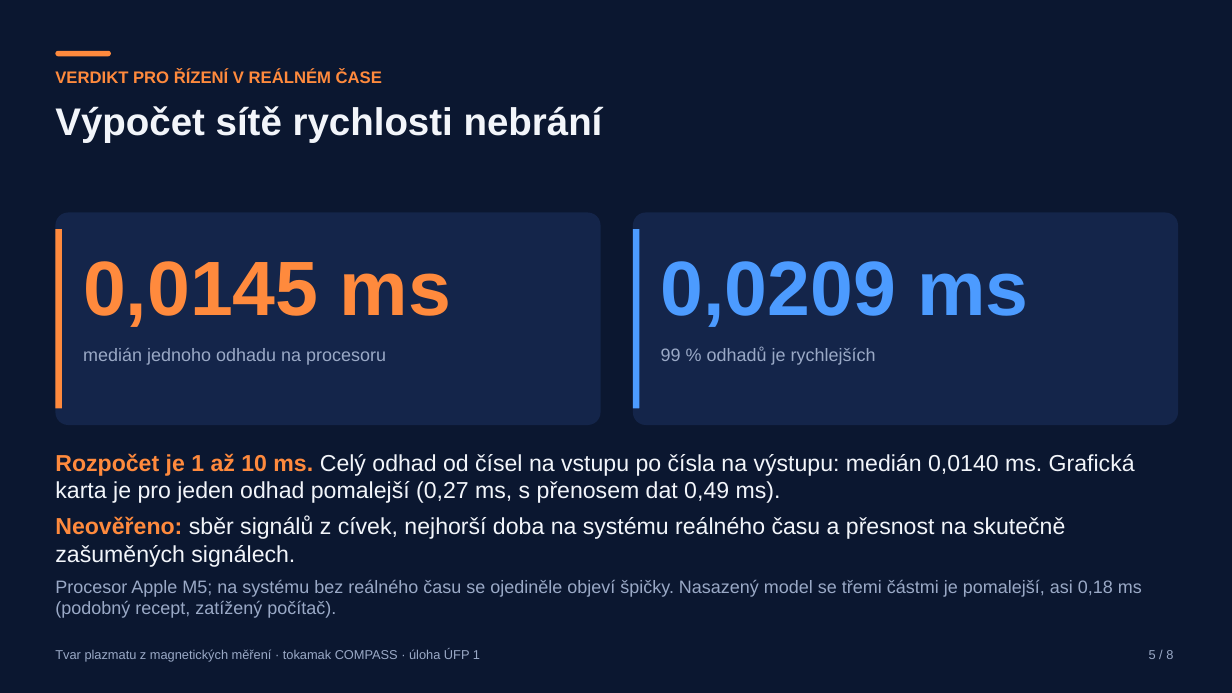
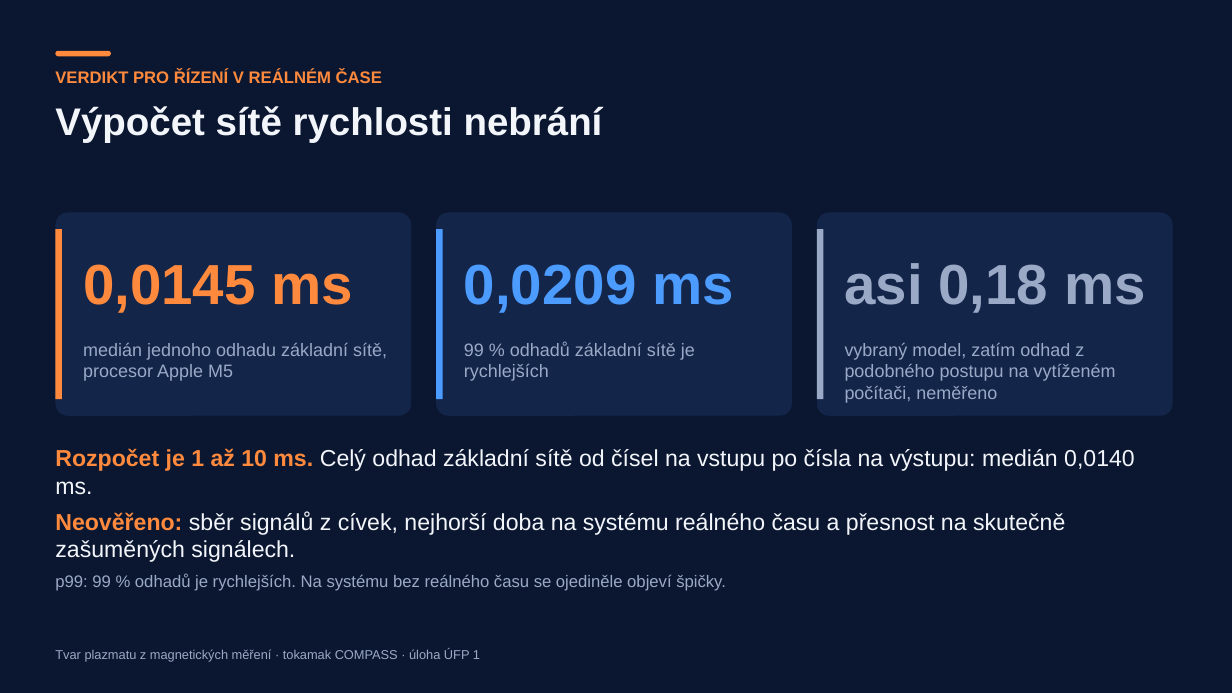
Before and after one commit to mschiller890/hackathon, a slide deck: slide 11 of presentation/deck/slides.pptx. Drawn at 1232x693 pixels with LibreOffice and Linux fonts; fonts in the diff are those of the drawing; background and template pictures are left out. Boxes give left, top, right and bottom in pixels: in the first picture for what was removed or moved away, otherwise in the second. Text is boxed around its words. In the diff, an @@ line names an element or a change of style, - is before the commit and + after.

```diff
--- a/presentation/deck/slides.pptx
+++ b/presentation/deck/slides.pptx
@@ rounded rectangle: place and size @@
-rounded rectangle at (55, 229, 62, 409)
+rounded rectangle at (55, 229, 62, 399)
@@ rounded rectangle: place and size @@
-rounded rectangle at (55, 213, 601, 425)
+rounded rectangle at (55, 213, 411, 416)
@@ text "0,0145 ms" at (83, 264, 353, 313): size 60 to 44 pt; less space between paragraphs @@
@@ rounded rectangle: place and size @@
-rounded rectangle at (633, 229, 640, 409)
+rounded rectangle at (436, 229, 443, 399)
@@ rounded rectangle added at (436, 213, 792, 416), fill #14254A @@
@@ text "0,0209 ms" at (464, 264, 734, 313): size 60 to 44 pt; less space between paragraphs @@
@@ text "0,0209 ms": place and size @@
-text "0,0209 ms" at (661, 261, 1028, 327)
+text "0,0209 ms" at (464, 264, 734, 313)
@@ rounded rectangle: place and size @@
-rounded rectangle at (633, 213, 1178, 425)
+rounded rectangle at (817, 213, 1173, 416)
@@ rounded rectangle added at (817, 229, 823, 399), fill #9AA9C6 @@
@@ text added at (845, 263, 1146, 313), 44 pt, text #9AA9C6, bold @@
+asi 0,18 ms
@@ text at (83, 343, 387, 381): text changed @@
-medián jednoho odhadu na procesoru
+medián jednoho odhadu základní sítě, procesor Apple M5
@@ text at (464, 342, 695, 381): text changed @@
-99 % odhadů je rychlejších
+99 % odhadů základní sítě je rychlejších
@@ text added at (845, 343, 1116, 403), 14 pt, text #9AA9C6 @@
+vybraný model, zatím odhad z podobného postupu na vytíženém počítači, neměřeno
@@ text at (55, 448, 1135, 495): text changed @@
-Rozpočet je 1 až 10 ms. Celý odhad od čísel na vstupu po čísla na výstupu: medián 0,0140 ms. Grafická karta je pro jeden odhad pomalejší (0,27 ms, s přenosem dat 0,49 ms).
+Rozpočet je 1 až 10 ms. Celý odhad základní sítě od čísel na vstupu po čísla na výstupu: medián 0,0140 ms.
@@ text at (55, 573, 726, 591): text changed; size 14 to 13 pt @@
-Procesor Apple M5; na systému bez reálného času se ojediněle objeví špičky. Nasazený model se třemi částmi je pomalejší, asi 0,18 ms (podobný recept, zatížený počítač).
+p99: 99 % odhadů je rychlejších. Na systému bez reálného času se ojediněle objeví špičky.
@@ text removed at (1149, 650, 1173, 659) @@
-5 / 8
```
Also in this commit, not shown: 13 other slides changed, 1 other file.
